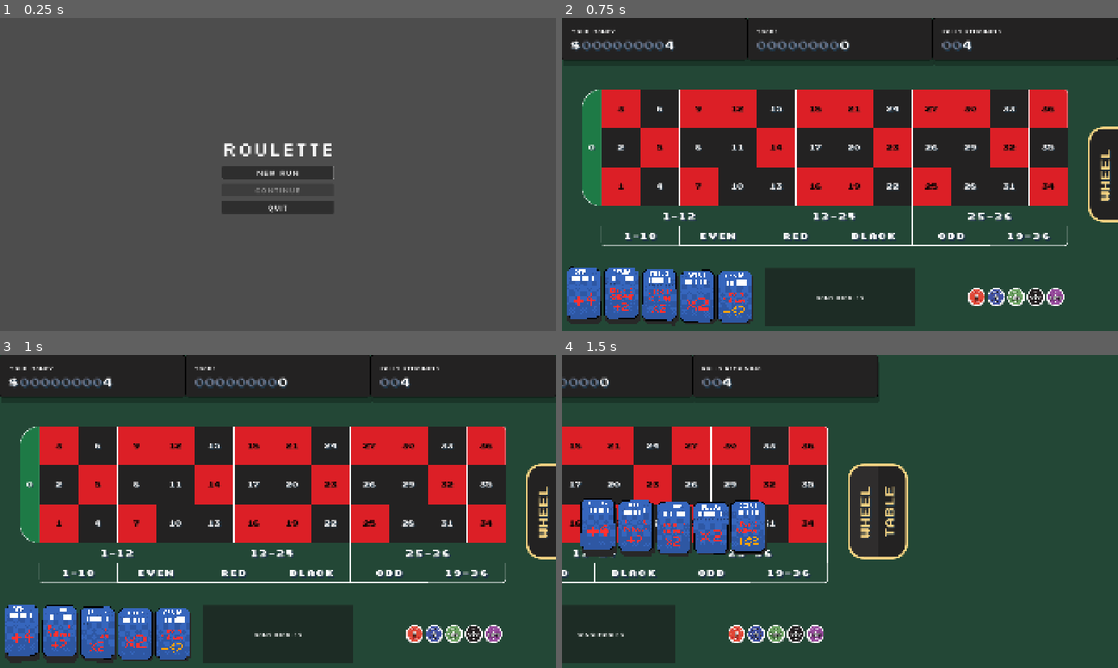
Above: before the commit, frames 1-4 (two rows, left to right).
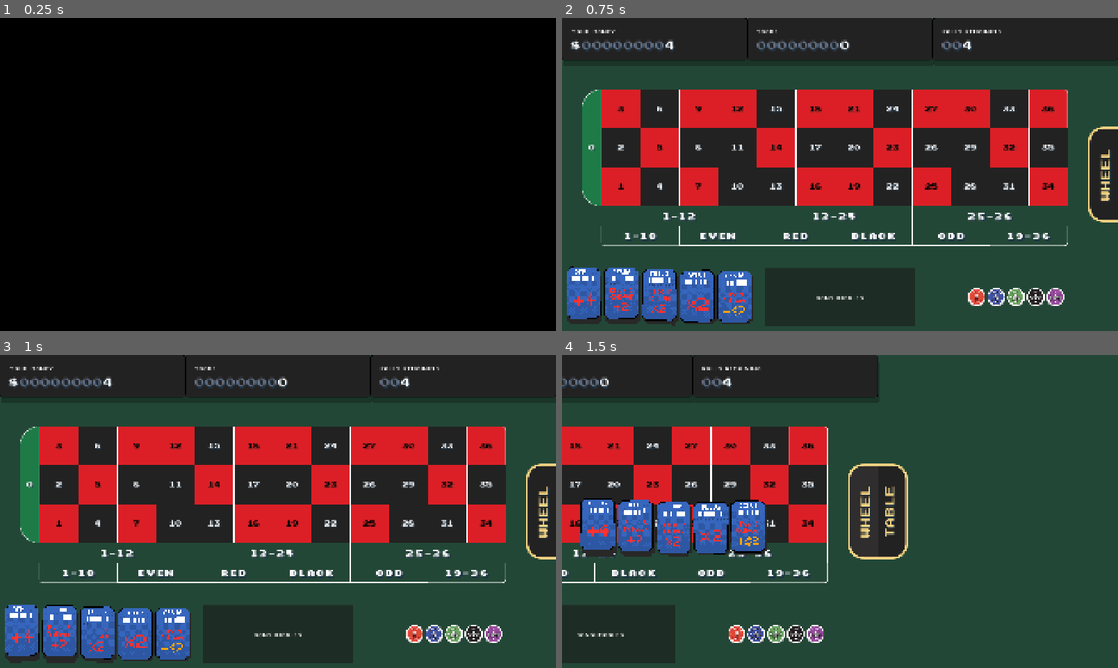
Above: after the commit, the same moments.

Repository: ross-ca/roulette-wheel
Game: Godot game, scene res://scenes/intro/intro.tscn
The game is run twice, just before and just after one commit, with the same random seed, the same clock (stepped at 60 frames per second) and the same inputs. Before the commit the project starts from res://scenes/main_menu/main_menu.tscn. Video files are missing from this copy of the repository; at most half a second of black plays in their place.
Inputs (mouse positions are in pixels of both pictures, inside the frame that each line leads up to):
- Up to frame 1 (0.25 s): no input
- Up to frame 2 (0.75 s): click (840, 171) at 0.5 s, where only the run before the commit has a clickable "New run"
- Up to frame 3 (1 s): no input
- Up to frame 4 (1.5 s): click "WHEEL" at 1.25 s

The runs differ from the first frame. In frame 1, 100% of the frame differs, in the area x 0-100%, y 0-100%; in frame 2, nothing differs; in frame 3, nothing differs; in frame 4, nothing differs.

Commit message:
feat: add intro animation (#11)

Diff:
--- a/project.godot
+++ b/project.godot
@@ -11,7 +11,7 @@
 [application]
 
 config/name="roulette-wheel"
-run/main_scene="res://scenes/main_menu/main_menu.tscn"
+run/main_scene="res://scenes/intro/intro.tscn"
 config/features=PackedStringArray("4.7", "Forward Plus")
 boot_splash/bg_color=Color(0, 0, 0, 1)
 config/icon="res://icon.svg"
--- /dev/null
+++ b/scenes/intro/intro.gd
@@ -0,0 +1,42 @@
+extends Control
+## The game's entry scene: plays the intro video, then moves on to the main
+## menu, which loads in the background meanwhile. Any key, click or button
+## skips it.
+##
+## The video is Ogg Theora (.ogv), the only format Godot plays out of the box.
+## It keeps its aspect ratio and is letterboxed with the background colour.
+
+const NEXT := "res://scenes/main_menu/main_menu.tscn"
+
+var _leaving := false
+
+@onready var _frame: AspectRatioContainer = $Frame
+@onready var _video: VideoStreamPlayer = $Frame/Video
+
+
+func _ready() -> void:
+	ResourceLoader.load_threaded_request(NEXT)
+	if _video.stream == null:
+		push_warning("Intro has no video, skipping it")
+		_leave.call_deferred()
+		return
+	_video.finished.connect(_leave)
+	_video.play()
+	var video_size := _video.get_video_texture().get_size()
+	if video_size.y > 0:
+		_frame.ratio = video_size.x / video_size.y
+
+
+func _input(event: InputEvent) -> void:
+	var skip := event is InputEventKey or event is InputEventMouseButton \
+			or event is InputEventJoypadButton
+	if skip and event.is_pressed() and not event.is_echo():
+		get_viewport().set_input_as_handled()
+		_leave()
+
+
+func _leave() -> void:
+	if _leaving:
+		return
+	_leaving = true
+	get_tree().change_scene_to_packed(ResourceLoader.load_threaded_get(NEXT))
--- /dev/null
+++ b/scenes/intro/intro.tscn
@@ -0,0 +1,36 @@
+[gd_scene format=3 uid="uid://bogf5lcpp24yj"]
+
+[ext_resource type="Script" uid="uid://6q1ftsitt5x6" path="res://scenes/intro/intro.gd" id="1_intro"]
+[ext_resource type="VideoStream" uid="uid://ctkenivjensxd" path="res://assets/video/intro.ogv" id="2_iatiw"]
+
+[node name="Intro" type="Control" unique_id=1641440370]
+layout_mode = 3
+anchors_preset = 15
+anchor_right = 1.0
+anchor_bottom = 1.0
+grow_horizontal = 2
+grow_vertical = 2
+script = ExtResource("1_intro")
+
+[node name="Background" type="ColorRect" parent="." unique_id=1701925479]
+layout_mode = 1
+anchors_preset = 15
+anchor_right = 1.0
+anchor_bottom = 1.0
+grow_horizontal = 2
+grow_vertical = 2
+color = Color(0, 0, 0, 1)
+
+[node name="Frame" type="AspectRatioContainer" parent="." unique_id=1854774493]
+layout_mode = 1
+anchors_preset = 15
+anchor_right = 1.0
+anchor_bottom = 1.0
+grow_horizontal = 2
+grow_vertical = 2
+ratio = 1.6
+
+[node name="Video" type="VideoStreamPlayer" parent="Frame" unique_id=2035957517]
+layout_mode = 2
+stream = ExtResource("2_iatiw")
+expand = true
Not shown, added: assets/video/intro.ogv.uid
Not shown, added: scenes/intro/intro.gd.uid
Not shown, changed: CLAUDE.md
Not shown, added: assets/video/intro.ogv
Not shown, changed: docs/debugging.md
Not shown, changed: docs/scene-flow.md
